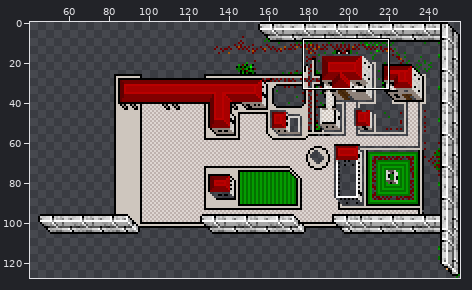
Sprite sheet, stored at bitmaps/mansion.png. The picture above shows the old version from afar; the outline marks the close-up.
Close-up. Earlier state:
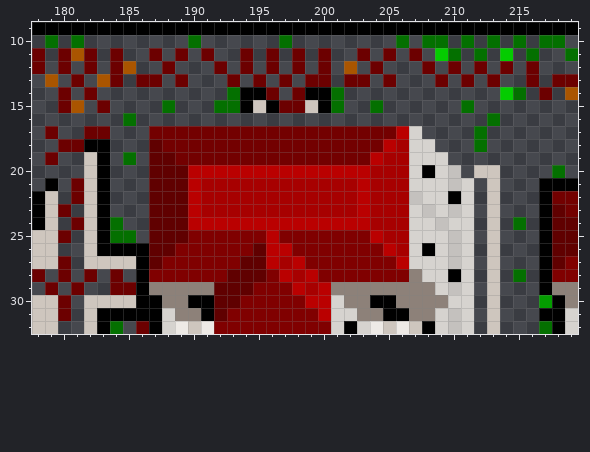
The file is 256x128 pixels. Colours within 5 levels of each other are drawn and written as one. Shown: x 178..219, y 9..32. The wide view leaves out empty margins.
After:
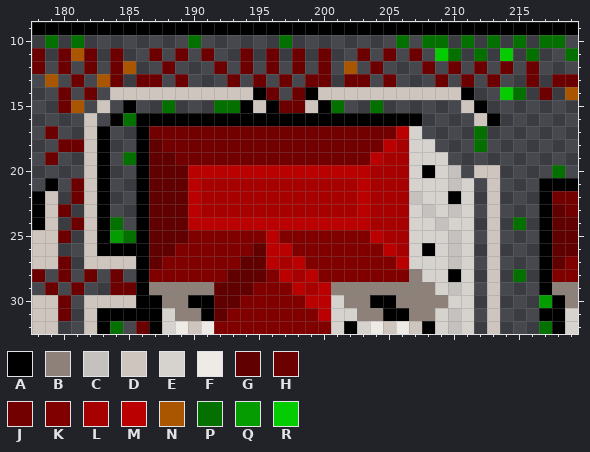
Palette (. is transparent): A #000000  B #8d8179  C #c4c1be  D #cec6be  E #d6d3cf  F #eeeae6  G #600000  H #6c0000  J #730000  K #800000  L #a70000  M #ba0000  N #aa5500  P #047000  Q #049c00  R #04cc00
Changes in this commit:
Colour A now appears in row 14 at x 211; in row 15 at x 185 and 212; in row 16 at x 184 and 186 to 207; in rows 17 to 25 at x 186.
The author changed colour H to colour A in row 17 at x 183.
The author changed colour P to colour A in row 16 at x 213.
Colour D now appears in row 14 at x 184 to 192 and 202 to 210; in row 16 at x 182 and 212.
The author changed colour A to colour D in row 14 at x 194 and 200; in row 18 at x 182.
The author changed colour H to colour D in row 15 at x 183; in row 17 at x 182.
The author changed colour P to colour D in row 14 at x 193 and 201; in row 15 at x 211.
The author changed colour P to colour Q in row 25 at x 184.
Boxes around the changes in both close-ups, in picture pixels (x1, y1, x2, y2):
changed: (84, 87, 500, 243)
